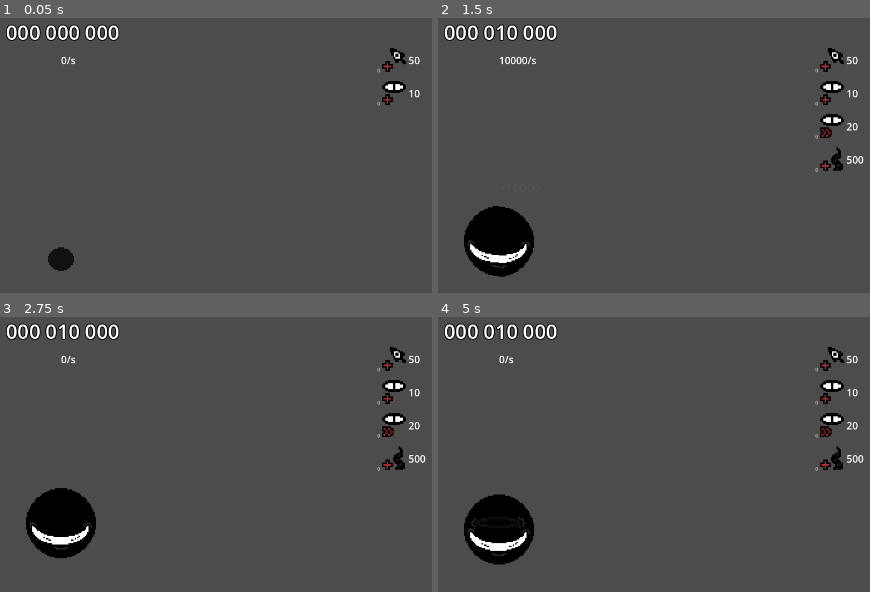
Above: before the commit, frames 1-4 (two rows, left to right).
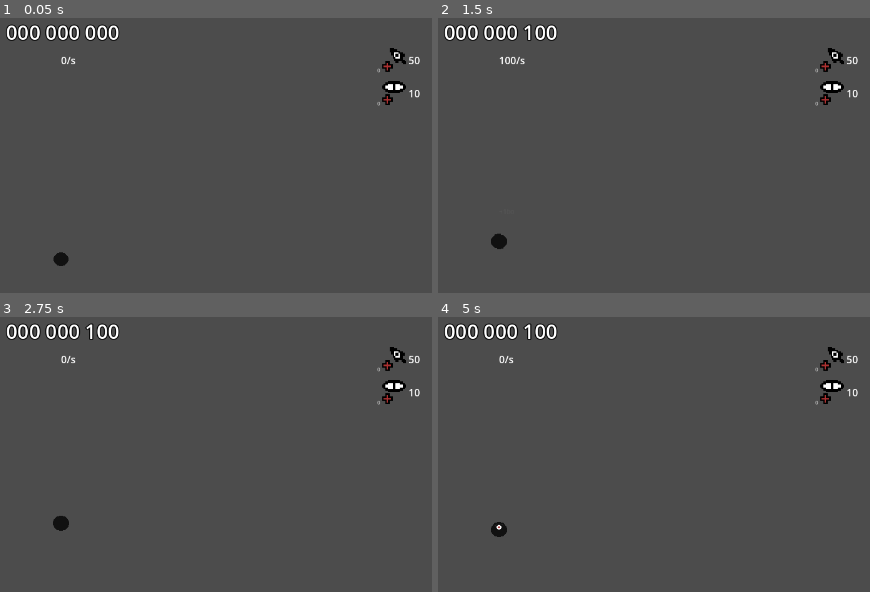
Above: after the commit, the same moments.

Repository: DscrtDv/Homonculi_clicker
Game: Godot game, scene res://main/Game.tscn
The game is run twice, just before and just after one commit, with the same random seed, the same clock (stepped at 60 frames per second) and the same inputs.
Inputs (mouse positions are in pixels of both pictures, inside the frame that each line leads up to):
- Up to frame 1 (0.05 s): no input
- Up to frame 2 (1.5 s): tap Enter at 0.5 s; move the mouse to (498, 257) at 0.52 s; press the mouse at (498, 257) at 0.53 s; move the mouse to (outside the picture) at 1.27 s; release the mouse at (outside the picture) at 1.28 s; click (outside the picture) at 1.35 s
- Up to frame 3 (2.75 s): move the mouse to (142, 432) at 2.02 s; press the mouse at (142, 432) at 2.03 s
- Up to frame 4 (5 s): move the mouse to (outside the picture) at 2.77 s; release the mouse at (outside the picture) at 2.78 s; click (outside the picture) at 2.85 s; tap Space at 3.5 s; move the mouse to (outside the picture) at 3.52 s; press the mouse at (outside the picture) at 3.53 s; move the mouse to (outside the picture) at 4.27 s; release the mouse at (outside the picture) at 4.28 s; click (outside the picture) at 4.35 s

The runs differ from the first frame. In frame 1, 0.3% of the frame differs, in the area x 11-18%, y 83-92%; in frame 2, 4.0%, in the area x 6-99%, y 2-95%; in frame 3, 3.9%; in frame 4, 4.0%.

Commit message:
Refractoring 0: Clean up Homonculi script, now the main handles spawning and orbital movements, have to solve scale issue, aswell as refractor the candle_update function to integrate it in the entity_update

Diff:
--- a/data/cursor.tres
+++ b/data/cursor.tres
@@ -9,7 +9,7 @@
 add_price = 0
 upgrade_price = 50
 lvl = 0
-click_amount = 10000
+click_amount = 100
 click_interval = 0.0
 multiplier = 0.0
 price_mult = 2.2
--- a/data/data.gd
+++ b/data/data.gd
@@ -22,3 +22,15 @@
 		],
 	"hm_rad": [12, 28.5, 64, 128]
 }
+
+# Candle Line Tentacle and FX are relative to the Homunculus
+var zindex = {
+	"background"	: -100,
+	"lines"			: -2,
+	"candle"		: -2,
+	"tentacle"		: -1,
+	"fx"			: -1,
+	"clicker"		: 0,
+	"homunculus"	: 1,
+	"UI"			: 100,
+}
--- a/entities/Homunculus.tscn
+++ b/entities/Homunculus.tscn
@@ -7,7 +7,6 @@
 radius = 64.0
 
 [node name="Homunculus" type="AnimatedSprite2D"]
-scale = Vector2(2, 2)
 sprite_frames = ExtResource("1_ehs34")
 animation = &"smile"
 script = ExtResource("2_ehs34")
--- a/entities/clicker.gd
+++ b/entities/clicker.gd
@@ -8,19 +8,17 @@
 @onready var index = clicker_data.amount
 @onready var parent = get_parent()
 
-var current_scale = Vector2(1.0, 1.0)
-
+@onready var current_scale = scale
 
 func _ready() -> void:
 	play("default")
-	match game_data.phase:
-		3:
-			scale *= 2.0
-			current_scale = scale
-	print(parent.position)
+	# match game_data.phase:
+	# 	3:
+	# 		scale *= 2.0
+	# 		current_scale = scale
 
 func _on_timer_timeout() -> void:
-	emit_signal("clicker_clicked")
+	emit_signal("clicker_clicked", self)
 	click_animation()
 
 func click_animation():
@@ -43,7 +41,7 @@
 	var circle_sprite := Sprite2D.new()
 	circle_sprite.texture = circle_texture
 	circle_sprite.position = global_position
-	circle_sprite.z_index = -1  # Optional: make sure it appears on top
+	circle_sprite.z_index = game_data.zindex["fx"]  # Optional: make sure it appears on top
 
 	get_tree().current_scene.add_child(circle_sprite)
 
--- a/entities/homunculus.gd
+++ b/entities/homunculus.gd
@@ -6,32 +6,18 @@
 @onready var candle_data	: Entity		= game_data.candles
 @onready var floating_text	: PackedScene 	= game_data.floating_text
 
-@onready var line_shader	: Shader		= load("res://Shaders/glow.gdshader")
-
-
 @onready var score 		= game_data.inventory.essence
 @onready var max_score 	= game_data.phases_data.max_score[game_data.phase_index]
-var scale_tween: Tween = null
+var scale_tween: Tween 	= null
 
-@export var clicker_timer : Timer
 @onready var timer 			= $RandomTimer
 @onready var anim_timer		= $AnimationTimer
 @onready var target 		= $Area2D/CollisionShape2D
 @onready var radius 		= game_data.phases_data.hm_rad[game_data.phase_index]
-@export var rotation_speed 	= .2
 
-var rotation_speed_clicker = .2
-var rotation_speed_tent = -0.1
-var rotation_speed_candle = 0.05
+var mouse_in 				= false
 
-var current_angle_tents 	= 0
-var current_angle_clickers	= 0
-var current_angle_candles	= 0
-
-var mouse_in = false
 signal clicked
-signal clicker_clicked
-signal clicker_spawned
 signal phase_switch
 
 func _ready() -> void:
@@ -42,20 +28,15 @@
 	init_floating_animation()
 	global_position = get_viewport_rect().size * 0.5
 
-func _process(delta: float) -> void:
-	current_angle_clickers += rotation_speed * delta
-	current_angle_tents += rotation_speed_tent * delta
-	current_angle_candles += rotation_speed_candle * delta
-	update_clickers()
-	update_tentacles()
-	update_candles()
 
 func load_sprite():
 	if game_data.phase <= game_data.max_phase:
-		radius 	= game_data.phases_data.hm_rad[game_data.phase_index]
+		radius = game_data.phases_data.hm_rad[game_data.phase_index]
 		target.shape.radius = radius
 		var curent_sframe = load(game_data.phases_data.hm_sprite[game_data.phase_index])
 		sprite_frames = curent_sframe
+		z_index = game_data.zindex["homunculus"]
+		print(z_index)
 
 func phase_check():
 	if (score >= max_score) and game_data.phase != game_data.max_phase:
@@ -70,117 +51,11 @@
 	score 		= game_data.inventory.essence
 	max_score 	= game_data.phases_data.max_score[game_data.phase_index]
 
-#//------------------------------ CLICKERS ---------------------------//
-
-func _on_spawn_clicker() -> void:
-	var clicker = clicker_data.scene.instantiate()
-	clicker.connect("clicker_clicked", Callable(self, "_on_clicker_clicked"))
-	add_child(clicker)
-	emit_signal("clicker_spawned", clicker_data.amount)
-	update_clickers()
-
-func _on_spawn_tentacle() -> void:
-	var tent = tent_data.scene.instantiate()
-	add_child(tent)
-	update_tentacles()
-
-func _on_spawn_candle() -> void:
-	var candle = candle_data.scene.instantiate()
-	#connectsig
-	add_child(candle)
-	update_candles()
-
-func update_candles():
-	var candles = get_tree().get_nodes_in_group("Candle")
-	for child in get_children():
-		if child is Line2D:
-			child.queue_free()
-	for i in range(candle_data.amount):
-		var tween := create_tween()
-		var angle = i * (2 * PI / candle_data.amount) + current_angle_candles
-		var face_center = angle + PI
-		var mod = 160
-		if (candle_data.amount >= 20):
-			mod = 72
-		var candle_radius = radius + mod
-		var x = candle_radius * cos(angle)
-		var y = candle_radius * sin(angle)
-
-		tween.tween_property(candles[i], "position", Vector2(x, y), 0.5)
-
-	for i in range(candles.size()):
-		var line = Line2D.new()
-		line.width = 2.0
-		line.z_index = -5
-		line.default_color = Color(1, 0, 0)
-
-		if i < candles.size() - 1:
-			# Draw line from current clicker to the next one
-			line.add_point(candles[i].position)
-			line.add_point(candles[i + 1].position)
-		else:
-			# Draw line from last clicker back to the first
-			line.add_point(candles[i].position)
-			line.add_point(candles[0].position)
-
-		add_child(line)
-
-	if (candles.size() >= 5):
-		for i in range(candles.size()):
-			var line = Line2D.new()
-			line.width = 2.0
-			line.default_color = Color(1, 0, 0)  # Using red color for distinction
-			line.z_index = -5
-			# Calculate the index for the second clicker in the pair
-			var next_index = (i + 2) % candles.size()
-
-			# Draw line from current clicker to the one two positions ahead
-			line.add_point(candles[i].position)
-			line.add_point(candles[next_index].position)
-
-			add_child(line)
-
-func update_tentacles():
-	var tents = get_tree().get_nodes_in_group("Tentacle")
-	for i in range(tent_data.amount):
-		var tween := create_tween()
-		var angle = i * (2 * PI / tent_data.amount) + current_angle_tents
-		var face_center = angle + PI / 2
-		var tent_radius = radius + 28
-		var x = tent_radius * cos(angle)
-		var y = tent_radius * sin(angle)
-		tents[i].z_index = -1
-		tween.tween_property(tents[i], "position", Vector2(x, y), 0.5)
-		tween.parallel().tween_property(tents[i], "rotation", face_center, 0.5)
-
-
-func update_clickers():
-	var clickers = get_tree().get_nodes_in_group("Clicker")
-	for child in get_children():
-		if child is Line2D:
-			child.queue_free()
-	for i in range(clicker_data.amount):
-		var tween := create_tween()
-		var angle = i * (2 * PI / clicker_data.amount) + current_angle_clickers
-		var face_center = angle + PI
-		var mod = 30
-		if (clicker_data.amount >= 20):
-			mod = 72
-		var clicker_radius = radius + mod
-		var x = clicker_radius * cos(angle)
-		var y = clicker_radius * sin(angle)
-
-		tween.tween_property(clickers[i], "position", Vector2(x, y), 0.5)
-		#tween.parallel().tween_property(clickers[i], "rotation", face_center, 0.5)
-
-func _on_clicker_clicked():
-	emit_signal("clicker_clicked")
-
 #//------------------------------ INPUT ---------------------------//
 
 func _input(event: InputEvent) -> void:
 	if event.is_action_pressed("left_click") and mouse_in:
-		emit_signal("clicked")
+		emit_signal("clicked", self)
 		var click_text = floating_text.instantiate()
 		click_text.position = Vector2(0,0)
 		add_child(click_text)
@@ -234,13 +109,14 @@
 		2:
 			play("smile")
 		3:
-			var clickers = get_tree().get_nodes_in_group("Clicker")
-			for clicker in clickers:
-				clicker.scale *= 2
-				clicker.current_scale = Vector2(2.0, 2.0)
-			var tents = get_tree().get_nodes_in_group("Tentacle")
-			for tent in tents:
-				tent.scale *= 2
+			pass
+			# var clickers = get_tree().get_nodes_in_group("Clicker")
+			# for clicker in clickers:
+			# 	clicker.scale *= 2
+			# 	clicker.current_scale = Vector2(2.0, 2.0)
+			# var tents = get_tree().get_nodes_in_group("Tentacle")
+			# for tent in tents:
+			# 	tent.scale *= 2
 		4:
 			play("default")
 	start_animation_timer()
--- a/entities/tentacule.gd
+++ b/entities/tentacule.gd
@@ -2,17 +2,20 @@
 
 @onready var game_data : Data = load("res://data/Data.tres")
 
-var target: Area2D
-var target_shape : CollisionShape2D
-var radius: float = 100.0
-var speed: float = 1.0
-
 func _ready() -> void:
-	target = get_parent().get_node("Area2D")
-	target_shape = target.get_node("CollisionShape2D")
-	radius = target_shape.shape.radius
 	play("default")
 
-	match game_data.phase:
-		3:
-			scale *= 2.0
+	var final_scale := Vector2.ONE
+	# match game_data.phase:
+	# 	3:
+	# 		final_scale *= 2.0
+
+	# Start with zero scale (or very small to avoid invisible errors)
+	scale = Vector2.ZERO
+
+	# Create tween to grow
+	var tween = create_tween()
+	tween.tween_property(self, "scale", final_scale, 0.5).set_trans(Tween.TRANS_SINE).set_ease(Tween.EASE_OUT)
+
+	# Optionally wait before freeing, for example after the grow animation
+	tween.tween_callback(Callable(tween, "queue_free"))
--- a/essence_circle.gd
+++ /dev/null
@@ -1 +0,0 @@
-extends Sprite2D
--- a/essence_circle.tscn
+++ /dev/null
@@ -1,6 +0,0 @@
-[gd_scene load_steps=2 format=3 uid="uid://b7b1y05pc3su2"]
-
-[ext_resource type="Script" uid="uid://8786slwneo2p" path="res://essence_circle.gd" id="1_tluax"]
-
-[node name="EssenceCircle" type="Sprite2D"]
-script = ExtResource("1_tluax")
--- a/main/Game.tscn
+++ b/main/Game.tscn
@@ -14,11 +14,11 @@
 script = ExtResource("2_34whc")
 zoom_speed = 0.5
 
-[node name="Homunculus" parent="." node_paths=PackedStringArray("clicker_timer") instance=ExtResource("1_4hvhl")]
+[node name="Homunculus" parent="." instance=ExtResource("1_4hvhl")]
 position = Vector2(640, 318)
 rotation = 0.00268859
-clicker_timer = NodePath("../ClickerTimer")
 metadata/_edit_group_ = true
+metadata/_edit_lock_ = true
 
 [node name="ClickerTimer" type="Timer" parent="."]
 wait_time = 5.0
@@ -28,19 +28,20 @@
 
 [node name="RessourceUi" parent="UI" instance=ExtResource("3_s7p8s")]
 mouse_filter = 2
+metadata/_edit_lock_ = true
 
 [node name="UpgradeUi" parent="UI" instance=ExtResource("4_6ufn8")]
 mouse_filter = 2
+metadata/_edit_lock_ = true
 
+[connection signal="clicker_spawned" from="." to="UI/UpgradeUi" method="_on_clicker_spawned"]
 [connection signal="clicked" from="Homunculus" to="UI/RessourceUi" method="_on_homunculus_clicked"]
-[connection signal="clicker_clicked" from="Homunculus" to="UI/RessourceUi" method="_on_homunculus_clicker_clicked"]
-[connection signal="clicker_spawned" from="Homunculus" to="UI/UpgradeUi" method="_on_clicker_spawned"]
 [connection signal="phase_switch" from="Homunculus" to="UI/UpgradeUi" method="_on_phase_switch"]
 [connection signal="timeout" from="ClickerTimer" to="ClickerTimer" method="_on_timeout"]
 [connection signal="essence_update" from="UI/RessourceUi" to="Homunculus" method="_on_ressource_ui_essence_update"]
-[connection signal="spawn_candle" from="UI/UpgradeUi" to="Homunculus" method="_on_spawn_candle"]
-[connection signal="spawn_clicker" from="UI/UpgradeUi" to="Homunculus" method="_on_spawn_clicker"]
+[connection signal="spawn_candle" from="UI/UpgradeUi" to="." method="_on_spawn_candle"]
+[connection signal="spawn_clicker" from="UI/UpgradeUi" to="." method="_on_spawn_clicker"]
 [connection signal="spawn_clicker" from="UI/UpgradeUi" to="ClickerTimer" method="_on_clicker_spawn"]
-[connection signal="spawn_tentacle" from="UI/UpgradeUi" to="Homunculus" method="_on_spawn_tentacle"]
+[connection signal="spawn_tentacle" from="UI/UpgradeUi" to="." method="_on_spawn_tentacle"]
 [connection signal="update_essence" from="UI/UpgradeUi" to="UI/RessourceUi" method="update_essence"]
 [connection signal="upgrade_clicker" from="UI/UpgradeUi" to="ClickerTimer" method="_on_upgrade_clicker"]
--- a/main/clicker_timer.gd
+++ b/main/clicker_timer.gd
@@ -3,23 +3,24 @@
 @onready var game_data 		: Data 		= load("res://data/Data.tres")
 @onready var clicker_data 	: Entity 	= game_data.clickers
 
-var index : int = 0
-var clickers : Array
 
-signal clicker_clicked
+var index 		: int = 0
+var clickers 	: Array
 
+# Set timer wait_time to the click interval from clicker_data if its the first clicker
+# otherwise, set it to the click interval divided by the number of clickers
 func _on_clicker_spawn() -> void:
 	if is_stopped():
 		wait_time = clicker_data.click_interval
 		start()
 	else:
 		wait_time = clicker_data.click_interval / clicker_data.amount
-	#print(wait_time, " | ",is_stopped())
 	update_clicker_group()
 
 func update_clicker_group():
 	clickers = get_tree().get_nodes_in_group("Clicker")
 
+# calls the _on_timer_timeout method of each clicker in the group which emits the clicker_clicked signal
 func _on_timeout() -> void:
 	for i in range(clickers.size()):
 		if i == index:
@@ -29,6 +30,6 @@
 	else:
 		index += 1
 
-
+# updates the wait_time of the timer when clicker_speed is upgraded
 func _on_upgrade_clicker() -> void:
 	wait_time = clicker_data.click_interval / clicker_data.amount
--- a/main/game.gd
+++ b/main/game.gd
@@ -1 +1,126 @@
 extends Node2D
+
+@onready var game_data 		: Data 			= load("res://data/Data.tres")
+@onready var clicker_data 	: Entity 		= game_data.clickers
+@onready var tent_data 		: Entity 		= game_data.tentacles
+@onready var candle_data	: Entity		= game_data.candles
+
+@onready var homunculus     : AnimatedSprite2D 	= $Homunculus
+@onready var clicker_timer  : Timer 			= $ClickerTimer
+@onready var ressource_ui   : Control 			= $UI/RessourceUi
+@onready var upgrade_ui		: Control 			= $UI/UpgradeUI
+
+var clickers : Array = []
+var clicker_rotation_speed 	= .2
+var current_angle_clickers	= 0
+
+var tentacles : Array = []
+var tentacle_rotation_speed = -0.1
+var current_angle_tentacles = 0
+
+var candles : Array = []
+var candle_rotation_speed = 0.05
+var current_angle_candles = 0
+
+signal clicker_spawned(amount : int)
+
+func _process(delta: float) -> void:
+	current_angle_clickers += clicker_rotation_speed * delta
+	current_angle_tentacles += tentacle_rotation_speed * delta
+	current_angle_candles += candle_rotation_speed * delta
+
+	update_entity(clickers, clicker_data, current_angle_clickers, 30, 0.05, false)
+	update_entity(tentacles, tent_data, current_angle_tentacles, 28, 0.05, true)
+	update_candles()
+
+# ------------ SIGNALS SPAWN ------------
+func _on_spawn_clicker() -> void:
+	var clicker = clicker_data.scene.instantiate()
+	clicker.connect("clicker_clicked", Callable(ressource_ui, "_on_homunculus_clicked"))
+	homunculus.add_child(clicker)
+	clicker.z_index = game_data.zindex["clicker"]
+	emit_signal("clicker_spawned", clicker_data.amount)
+	clickers = get_tree().get_nodes_in_group("Clicker")
+
+
+func _on_spawn_tentacle() -> void:
+	var tentacle = tent_data.scene.instantiate()
+	homunculus.add_child(tentacle)
+	tentacle.z_index = game_data.zindex["tentacle"]
+	tentacles = get_tree().get_nodes_in_group("Tentacle")
+
+func _on_spawn_candle() -> void:
+	var candle = candle_data.scene.instantiate()
+	#connectsig
+	homunculus.add_child(candle)
+	candle.z_index = game_data.zindex["candle"]
+	candles = get_tree().get_nodes_in_group("Candle")
+
+func update_candles():
+	if candles.size() == 0:
+		return
+	for child in homunculus.get_children():
+		if child is Line2D:
+			child.queue_free()
+	for i in range(candle_data.amount):
+		var tween := create_tween()
+		var angle = i * (2 * PI / candle_data.amount) + current_angle_candles
+		var mod = 160
+		if (candle_data.amount >= 20):
+			mod = 72
+		var candle_radius = homunculus.radius + mod
+		var x = candle_radius * cos(angle)
+		var y = candle_radius * sin(angle)
+
+		tween.tween_property(candles[i], "position", Vector2(x, y), 0.5)
+
+	for i in range(candles.size()):
+		var line = Line2D.new()
+		line.width = 2.0
+		line.z_index = game_data.zindex["lines"]
+		line.default_color = Color(1, 0, 0)
+
+		if i < candles.size() - 1:
+			# Draw line from current clicker to the next one
+			line.add_point(candles[i].position)
+			line.add_point(candles[i + 1].position)
+		else:
+			# Draw line from last clicker back to the first
+			line.add_point(candles[i].position)
+			line.add_point(candles[0].position)
+
+		homunculus.add_child(line)
+
+	if (candles.size() >= 5):
+		for i in range(candles.size()):
+			var line = Line2D.new()
+			line.width = 2.0
+			line.default_color = Color(1, 0, 0)  # Using red color for distinction
+			line.z_index = game_data.zindex["lines"]
+			# Calculate the index for the second clicker in the pair
+			var next_index = (i + 2) % candles.size()
+
+			# Draw line from current clicker to the one two positions ahead
+			line.add_point(candles[i].position)
+			line.add_point(candles[next_index].position)
+
+			homunculus.add_child(line)
+
+# ------------ CIRCULAR ANIM ------------
+# Linear interpolation way
+# Sets the entities in a circular pattern around the homunculus
+func update_entity ( nodes : Array, node_data : Entity, current_angle : float,
+					radius_mod : int, damping : float, face_center : bool ) -> void:
+	if nodes.is_empty():
+		return
+	for i in range(node_data.amount):
+		var node = nodes[i]
+		var angle = i * (2 * PI / node_data.amount) + current_angle
+		var node_radius = homunculus.radius + radius_mod
+		var target_pos = Vector2(node_radius * cos(angle), node_radius * sin(angle))
+
+		node.position = node.position.lerp(target_pos, damping)
+
+		if face_center:
+			var desired_angle = angle + PI / 2
+			node.rotation = lerp_angle(node.rotation, desired_angle, damping)
--- /dev/null
+++ b/main/spawn_anchor.gd
@@ -0,0 +1,9 @@
+extends Node2D
+
+@onready var homunculus: Node2D = get_parent().get_node("Homunculus")
+
+
+func _ready() -> void:
+	print("Spawn Anchor Ready: HML: ", homunculus.position, " | Global: ", homunculus.global_position)
+	global_position = get_viewport_rect().size * 0.5
+	z_index = homunculus.z_index
--- a/ui/floating_text.gd
+++ b/ui/floating_text.gd
@@ -8,7 +8,7 @@
 func _ready():
 	text = "+" + str(cursor_data.click_amount)
 	modulate.a = 1.0
-	z_index = 5
+	z_index = game_data.zindex["UI"]
 	scale = Vector2(0.8, 0.8)
 
 	var tween = create_tween()
--- a/ui/ressource_ui.gd
+++ b/ui/ressource_ui.gd
@@ -24,12 +24,16 @@
 	label.text = formatted_string
 	emit_signal("essence_update")
 
-func _on_homunculus_clicked() -> void:
-	inventory.essence += cursor_data.click_amount * inventory.multiplier
-	update_essence()
-
-func _on_homunculus_clicker_clicked() -> void:
-	inventory.essence += clicker_data.click_amount  * inventory.multiplier
+func _on_homunculus_clicked ( node ) -> void:
+	var temp_amount : int = 0
+	match node.name:
+		"Clicker":
+			temp_amount = clicker_data.click_amount
+		"Homunculus":
+			temp_amount = cursor_data.click_amount
+		"Candle":
+			temp_amount = game_data.candles.click_amount
+	inventory.essence += temp_amount * inventory.multiplier
 	update_essence()
 
 func _on_timer_timeout() -> void:
Not shown, removed: essence_circle.gd.uid
Not shown, removed: icon.svg.import
Not shown, added: main/spawn_anchor.gd.uid
